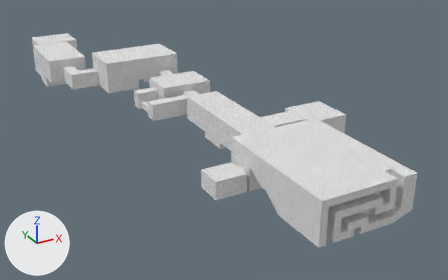
An edit to the OBJ model Grapple Gunner/Assets/Meshes/Level1/Level1.obj, drawn before and after from the same camera.
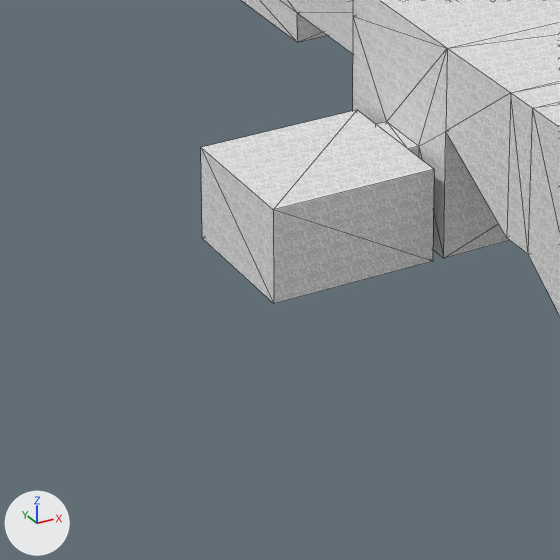
Old and new are each drawn whole from a 50 mm camera at (-49.4, -205.3, 58.7) aimed at (22.4, -74.6, -6.6) and again close up on the part from 36% to 61% of the width and 50% to 90% of the height. Lighting does not change. The marker at lower left points along +X, +Y and +Z. The close-ups show mesh edges as thin lines. Where no turn or scale is listed for an object, it has been applied to the vertices.

Objects in the first close-up: 'Level1'.
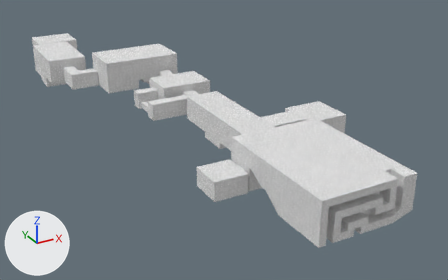
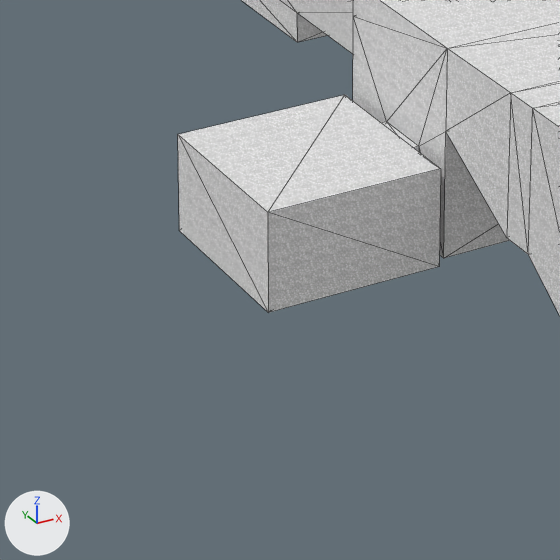
Boxes [x1, y1, x2, y2] around the edits, measured in the close-ups (560 x 560 px; the box of a moved part takes in the faces that stretch with it):
'Level1', reshaped: before [201, 0, 560, 315]; after [178, 0, 560, 315]
part 1 of me_level1, moved or reshaped: before [201, 110, 434, 304]; after [178, 95, 441, 312]
part 2 of me_level1, surface changed: before [201, 148, 274, 303]; after [268, 213, 439, 312]

What changed in the scene script:
```text
Change me_level1:
    used by ob_level1; location = (0.0, 0.0, 0.0)
    remove me_level1.from_pydata(...)  # 351 vertices, 688 faces; spans x -10.5..40.5, y -135.2..5.0, z -1.5..10.0
    add me_level1.from_pydata(...)  # 351 vertices, 692 faces; spans x -10.5..40.5, y -135.2..5.0, z -1.5..10.0
    me_level1 part 1
    me_level1.vertices[69].co: (6.8, -112.5, 4.0) -> (6.8, -105.5, 0.0)  # pixel (434, 169) -> not seen
    me_level1.vertices[70].co: (6.8, -112.5, 0.0) -> (6.8, -105.5, 4.3)  # pixel (432, 261) -> pixel (344, 94)
    me_level1.vertices[71].co: (6.8, -106.5, 0.0) -> (-0.8, -105.5, 0.0)  # not seen -> pixel (179, 230)
    me_level1.vertices[72].co: (6.8, -106.5, 4.0) -> (-0.8, -105.5, 4.3)  # pixel (357, 109) -> pixel (177, 134)
    me_level1.vertices[73].co: (-0.2, -106.5, 0.0) -> (6.8, -113.0, 4.3)  # pixel (202, 238) -> pixel (440, 168)
    me_level1.vertices[74].co: (-0.2, -106.5, 4.0) -> (6.8, -113.0, 0.0)  # pixel (200, 147) -> pixel (439, 266)
    me_level1.vertices[75].co: (-0.2, -112.5, 4.0) -> (-0.8, -113.0, 4.3)  # pixel (273, 209) -> pixel (267, 212)
    me_level1.vertices[76].co: (-0.2, -112.5, 0.0) -> (-0.8, -113.0, 0.0)  # pixel (273, 303) -> pixel (268, 312)
    me_level1 part 2: 1 kept faces spanning x -0.8..6.8, y -113.0, z 0.0..4.3 get new texture (UV) coordinates
```
